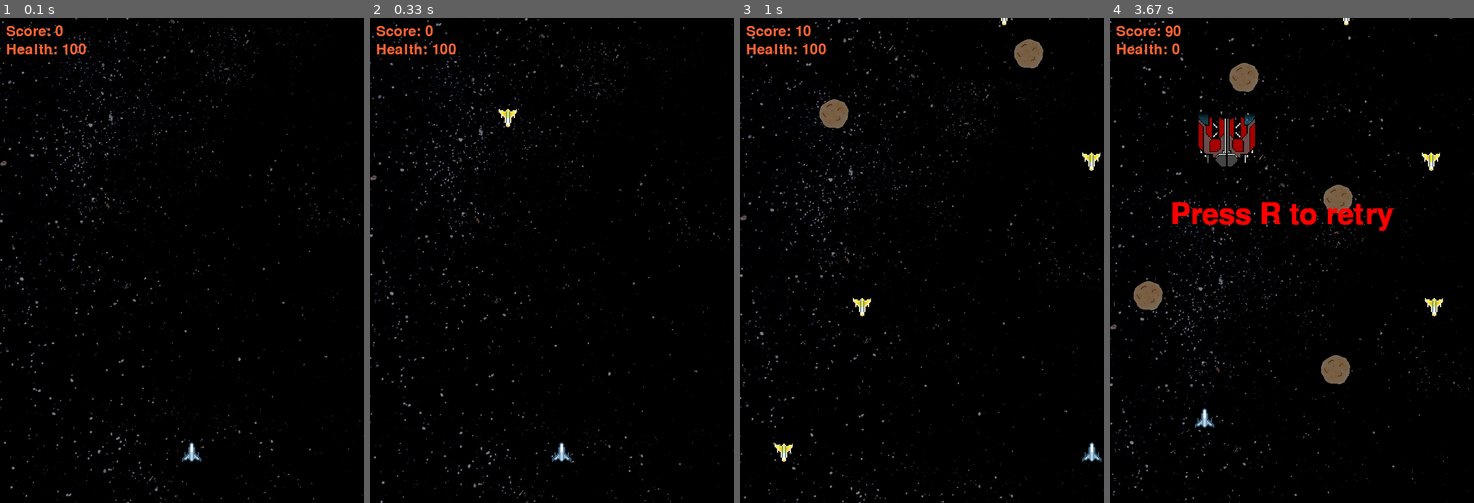
Above: before the commit, frames 1-4 (left to right).
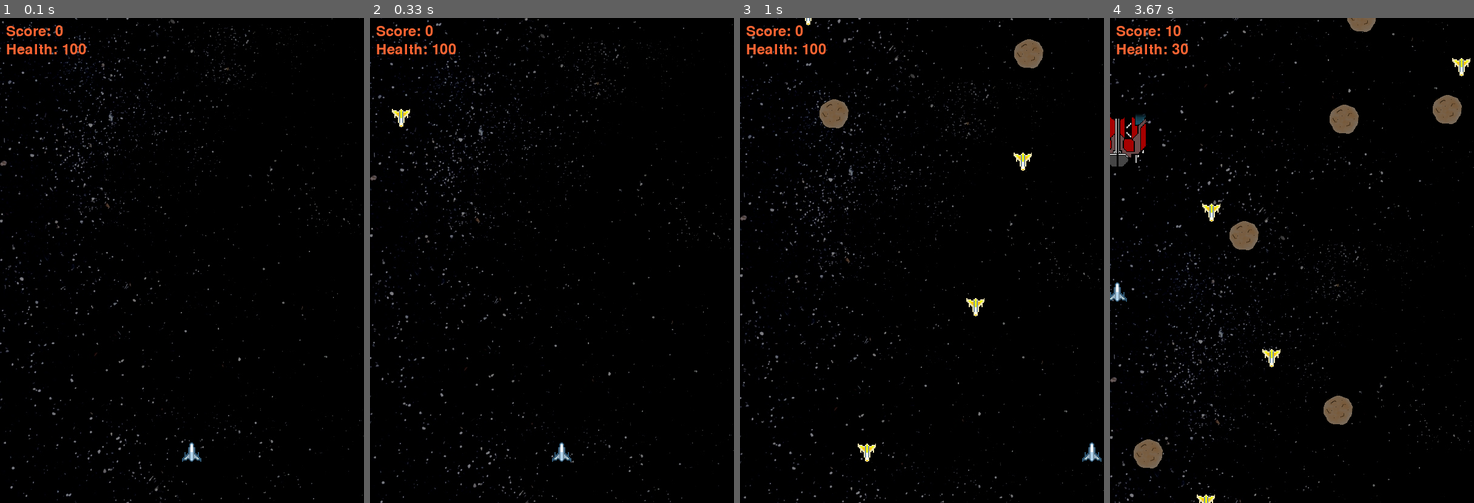
Above: after the commit, the same moments.

Repository: SteveHutchison/GroupPygame
Game: pygame game, started from Main.py
Two runs of this game, one before a commit and one after it. Both use one fixed random seed, a clock stepped at 60 frames per second and the inputs below.
Inputs:
- Up to frame 1 (0.1 s): no input
- Up to frame 2 (0.33 s): no input
- Up to frame 3 (1 s): tap Space at 0.33 s; hold Right from 0.67 s (still down)
- Up to frame 4 (3.67 s): release Right at 1.13 s; hold Up 1.17-1.47 s; hold Left 2-2.53 s; hold Down 2.57-2.87 s; hold Left 2.9-3.3 s; hold Up from 3.33 s (still down)

Frame 1 is identical in both runs. In frame 2, 0.2% of the frame differs, in the area x 6-41%, y 18-23%; in frame 3, 0.7%; in frame 4, 10%, in the area x 0-100%, y 0-100%.

Commit message:
put fighters in their own class

Diff:
--- a/Main.py
+++ b/Main.py
@@ -6,6 +6,9 @@
 
 import asteroidFactory
 from asteroidFactory import *
+
+import fighterFactory
+from fighterFactory import *
 
 def main():
 	# set up pygame
@@ -15,10 +18,12 @@
 	player_image = pygame.image.load("img/player.png")
 	background = pygame.image.load("img/background.png")
 	ASTEROID_image = pygame.image.load("img/Rock.png")
-	FIGHTER_image = pygame.image.load("img/enemy_1.png")
 	BOSS_image = pygame.image.load("M:/groupPy/img/Spaceship.png")
 	BULLET_image = pygame.image.load("img/bullet.png")
-	EXPLOSION_image = pygame.image.load("img/explosion_tiles.bmp")
+
+
+	#EXPLOSION_image = pygame.image.load("img/explosion_tiles.bmp")
+	#FIGHTER_image = pygame.image.load("img/enemy_1.png")
 
 	#set up music
 	pygame.mixer.music.load('audio/backgroundmusic.mp3')
@@ -83,11 +88,11 @@
 	bossfighters = []
 
 	# fighter variables
-	fighterCounter = 0
-	NEWFIGHTER = 20
-	FIGHTERSIZE = 30
-	FIGHTERSPEED = 12
-	fighters = []
+	# fighterCounter = 0
+	# NEWFIGHTER = 20
+	# FIGHTERSIZE = 30
+	# FIGHTERSPEED = 12
+	# fighters = []
 
 	# explosion variables
 	EXPLOSIONFRAMES = 17
@@ -96,8 +101,8 @@
 	explosions = []
 
 	fontRenderer = FontRenderer()
-
 	asteroids    = AsteroidFactory("M:/groupPy/img/Rock.png")
+	fighters     = FighterFactory("img/enemy_1.png", "img/explosion_tiles.bmp", "audio\explosion.ogg")
 
 	while gameRunning == True:
 		# start music loop
@@ -146,15 +151,16 @@
 			# UPDATE EVERYTHING
 			asteroids.spawn(WINDOWWIDTH)
 
-
-			fighterCounter += 1
-			if fighterCounter >= NEWFIGHTER:
-
-				fighters.append({'rect': pygame.Rect(random.randint(0, WINDOWWIDTH-FIGHTERSIZE), 0 - FIGHTERSIZE, FIGHTERSIZE, FIGHTERSIZE),
-							'speed': FIGHTERSPEED,
-							'surface':pygame.transform.scale(FIGHTER_image, (FIGHTERSIZE, FIGHTERSIZE))
-							})
-				fighterCounter = 0
+			fighters.spawn(WINDOWWIDTH)
+
+			# fighterCounter += 1
+			# if fighterCounter >= NEWFIGHTER:
+
+			# 	fighters.append({'rect': pygame.Rect(random.randint(0, WINDOWWIDTH-FIGHTERSIZE), 0 - FIGHTERSIZE, FIGHTERSIZE, FIGHTERSIZE),
+			# 				'speed': FIGHTERSPEED,
+			# 				'surface':pygame.transform.scale(FIGHTER_image, (FIGHTERSIZE, FIGHTERSIZE))
+			# 				})
+			# 	fighterCounter = 0
 
 			bossfighterCounter += 1
 			if bossfighterCounter == NEWBOSS:
@@ -165,7 +171,6 @@
 							})
 				boss_x = 316
 				boss_y = 800 - (0 - BOSSSIZE)
-
 
 			if shooting == True:
 				bulletCounter += 1
@@ -204,12 +209,14 @@
 					bulletCounter = 0
 
 			# Delete things that are outside the screen
-			asteroids.remove(score, WINDOWHEIGHT)
-
-			for b in fighters[:]:
-				if b['rect'].top > WINDOWHEIGHT:
-					fighters.remove(b)
-					score += 10
+			score += asteroids.remove(WINDOWHEIGHT)
+
+			fighters.remove(WINDOWHEIGHT)
+
+			# for b in fighters[:]:
+			# 	if b['rect'].top > WINDOWHEIGHT:
+			# 		fighters.remove(b)
+			# 		score += 10
 
 			for b in bullets[:]:
 				if b['rect'].bottom < 0:
@@ -237,8 +244,11 @@
 			# move the asteroids
 			asteroids.move()
 
-			for b in fighters:
-				b['rect'].move_ip(0, b['speed'])
+			fighters.move()
+
+			# for b in fighters:
+			# 	b['rect'].move_ip(0, b['speed'])
+
 			for b in bossfighters:
 				if boss_y > 650:
 					b['rect'].move_ip(0, BOSSSPEEDY)
@@ -254,16 +264,18 @@
 			for b in bullets:
 				b['rect'].move_ip(b['speed'])
 
+			score += fighters.collide_bullets(bullets, explosions, EXPLOSIONSIZE, EXPLOSIONSCALE, EXPLOSIONFRAMES)
+
 			# check for collisions
-			for i in bullets:
-				for b in fighters:
-					if (i['rect']).colliderect(b['rect']):
-						explosions.append({'frame': 0,
-						'rect': pygame.Rect(b['rect'].left, b['rect'].top, EXPLOSIONSIZE, EXPLOSIONSIZE),
-						'surface':pygame.transform.scale(EXPLOSION_image, (EXPLOSIONSIZE*EXPLOSIONFRAMES/EXPLOSIONSCALE, EXPLOSIONSIZE/EXPLOSIONSCALE))})
-						score += 100
-						bullets.remove(i)
-						fighters.remove(b)
+			# for i in bullets:
+			# 	for b in fighters:
+			# 		if (i['rect']).colliderect(b['rect']):
+			# 			explosions.append({'frame': 0,
+			# 			'rect': pygame.Rect(b['rect'].left, b['rect'].top, EXPLOSIONSIZE, EXPLOSIONSIZE),
+			# 			'surface':pygame.transform.scale(EXPLOSION_image, (EXPLOSIONSIZE*EXPLOSIONFRAMES/EXPLOSIONSCALE, EXPLOSIONSIZE/EXPLOSIONSCALE))})
+			# 			score += 100
+			# 			bullets.remove(i)
+			# 			fighters.remove(b)
 
 			# TODO make this the other way round,
 			# bullets should be removed if they are touching asteroids
@@ -271,13 +283,15 @@
 
 			playerHealth = asteroids.collide_player(player, playerHealth)
 
-			for b in fighters:
-				if player.colliderect(b['rect']):
-					fighters.remove(b)
-					playerHealth -= 30
-					print (playerHealth)
-					effect = pygame.mixer.Sound('audio\explosion.ogg')
-					effect.play()
+			playerHealth = fighters.collide_player(player, playerHealth)
+
+			# for b in fighters:
+			# 	if player.colliderect(b['rect']):
+			# 		fighters.remove(b)
+			# 		playerHealth -= 30
+			# 		print (playerHealth)
+			# 		effect = pygame.mixer.Sound('audio\explosion.ogg')
+			# 		effect.play()
 
 			#check player health
 			if playerHealth <= 0:
@@ -298,8 +312,11 @@
 
 			asteroids.draw(screen)
 
-			for f in fighters:
-				screen.blit(f['surface'], f['rect'])
+			fighters.draw(screen)
+
+			# for f in fighters:
+			# 	screen.blit(f['surface'], f['rect'])
+
 			for b in bullets:
 				screen.blit(b['surface'], b['rect'])
 			for b in bossfighters:
@@ -314,7 +331,6 @@
 			# draw the window onto the screen
 			pygame.display.update()
 			mainClock.tick(100)
-
 
 		while gameOver == True:
 			for event in pygame.event.get():
@@ -328,9 +344,10 @@
 					if event.key == ord('r'):
 						# reset everything
 						asteroids.remove_all()
-						for b in fighters:
-							fighters.remove(b)
-						fighters = []
+						fighters.remove_all()
+						# for b in fighters:
+						# 	fighters.remove(b)
+						# fighters = []
 						for b in bullets:
 							bullets.remove(b)
 						bullets = []
@@ -359,4 +376,5 @@
 			pygame.display.update()
 			mainClock.tick(40)
 
+
 if __name__ == '__main__': main()
--- a/asteroidFactory.py
+++ b/asteroidFactory.py
@@ -3,12 +3,12 @@
 
 class AsteroidFactory:
 
-	def __init__(self, file_path):
+	def __init__(self, image_path):
 		## variables declared here are unique to each instance
 
-		self.image = pygame.image.load(file_path)
+		self.image = pygame.image.load(image_path)
 
-		self.SIZE = 50
+		self.size = 50
 		self.MAX_SPEED = 5
 		self.MIN_SPEED = 2
 
@@ -29,21 +29,27 @@
 		self.counter += 1
 
 		if self.counter >= self.frameBetweenSpawns:
-			self.asteroids.append({'rect': pygame.Rect(random.randint(0, width - self.SIZE), 0 - self.SIZE, self.SIZE, self.SIZE),
+			self.asteroids.append({'rect': pygame.Rect(random.randint(0, width - self.size), 0 - self.size, self.size, self.size),
 						'speed': random.randint(self.MIN_SPEED, self.MAX_SPEED),
-						'surface':pygame.transform.scale(self.image, (self.SIZE, self.SIZE)),
+						'surface':pygame.transform.scale(self.image, (self.size, self.size)),
 						'health': 100
 						})
 			self.counter = 0
 
 
-	def remove(self, score, height):
-			for a in self.asteroids[:]:
-				if a['rect'].top > height:
-					self.asteroids.remove(a)
-					score += self.reward
-				elif a['health'] <= 0:
-					self.asteroids.remove(a)
+	def remove(self, height):
+		asteroidsRemoved = 0
+
+		for a in self.asteroids[:]:
+			if a['rect'].top > height:
+				self.asteroids.remove(a)
+				# get points for dodging asteroids
+				asteroidsRemoved += 1
+			elif a['health'] <= 0:
+				# no points for shooting asteroids
+				self.asteroids.remove(a)
+
+		return self.reward * asteroidsRemoved
 
 	def move(self):
 		for a in self.asteroids:
--- /dev/null
+++ b/fighterFactory.py
@@ -0,0 +1,64 @@
+import pygame, random
+
+class FighterFactory:
+	def __init__(self, image_path, death_image_path, death_sound_path):
+		self.image      = pygame.image.load(image_path)
+		self.deathImage = pygame.image.load(death_image_path)
+		self.deathSound = pygame.mixer.Sound(death_sound_path)
+		self.frameBetweenSpawns = 20
+		self.counter = 0
+		self.speed   = 12
+		self.size    = 30
+		self.reward  = 50
+		self.fighters = []
+		self.damage = 30
+
+	def spawn(self, width):
+		self.counter += 1
+		if self.counter >= self.frameBetweenSpawns:
+			self.fighters.append({'rect': pygame.Rect(random.randint(0, width-self.size), 0 - self.size, self.size, self.size),
+						'speed': self.speed ,
+						'surface':pygame.transform.scale(self.image, (self.size, self.size))
+						})
+			self.counter = 0
+
+	def remove(self, height):
+		for a in self.fighters[:]:
+			if a['rect'].top > height:
+				self.fighters.remove(a)
+
+	def move(self):
+		for f in self.fighters:
+			f['rect'].move_ip(0, f['speed'])
+
+	def draw(self, target):
+		for f in self.fighters:
+			target.blit(f['surface'], f['rect'])
+
+	def collide_bullets(self, bullets, explosions, expsize, expscale, expframes):
+		fightersDestoryed = 0
+
+		for i in bullets:
+				for f in self.fighters:
+					if (i['rect']).colliderect(f['rect']):
+						explosions.append({'frame': 0,
+						'rect': pygame.Rect(f['rect'].left, f['rect'].top, expsize, expsize),
+						'surface':pygame.transform.scale(self.deathImage, (expsize*expframes/expscale, expsize/expscale))})
+						self.fighters.remove(f)
+						bullets.remove(i)
+						fightersDestoryed += 1
+		# add up the amount of fighters destroyed and modify the score
+		return (self.reward * fightersDestoryed)
+
+	def collide_player(self, playerRect, playerHealth):
+		for b in self.fighters:
+			if playerRect.colliderect(b['rect']):
+				self.fighters.remove(b)
+				self.deathSound.play()
+				return playerHealth - self.damage
+		return playerHealth
+
+	def remove_all(self):
+		for a in self.fighters:
+			self.fighters.remove(a)
+		self.fighters = []
